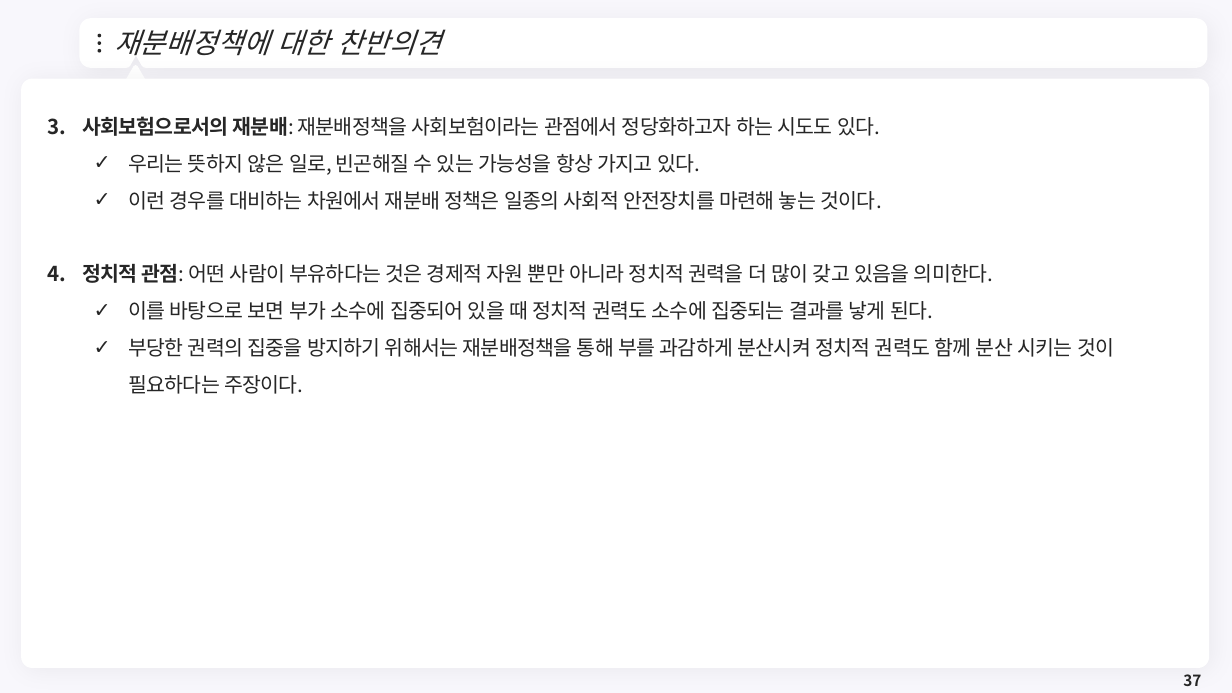
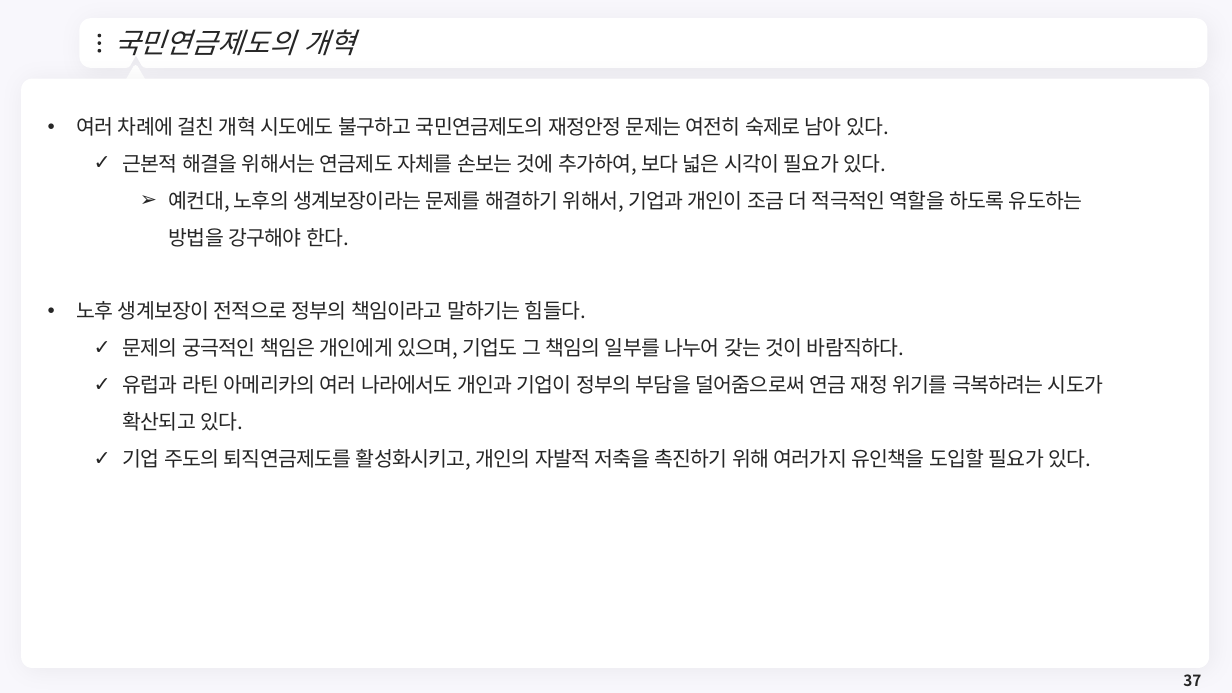
Before and after one commit to meandthey/Teaching, a slide deck: slide 37 of 재정학/01_Lectures/재정학_Chapter_10.pptx. Drawn at 1232x693 pixels with LibreOffice and Linux fonts; fonts in the diff are those of the drawing; background and template pictures are left out. Boxes give left, top, right and bottom in pixels: in the first picture for what was removed or moved away, otherwise in the second. Text is boxed around its words. In the diff, an @@ line names an element or a change of style, - is before the commit and + after.

```diff
--- a/재정학/01_Lectures/재정학_Chapter_10.pptx
+++ b/재정학/01_Lectures/재정학_Chapter_10.pptx
@@ title at box(114, 29, 355, 56): text changed @@
-재분배정책에 대한 찬반의견
+국민연금제도의 개혁
@@ text added at box(76, 117, 1103, 470), 16 pt, text #262626 @@
+• 여러 차례에 걸친 개혁 시도에도 불구하고 국민연금제도의 재정안정 문제는 여전히 숙제로 남아 있다.
+  ✓ 근본적 해결을 위해서는 연금제도 자체를 손보는 것에 추가하여, 보다 넓은 시각이 필요가 있다.
+    ➢ 예컨대, 노후의 생계보장이라는 문제를 해결하기 위해서, 기업과 개인이 조금 더 적극적인 역할을 하도록 유도하는 방법을 강구해야 한다.
+• 노후 생계보장이 전적으로 정부의 책임이라고 말하기는 힘들다.
+  ✓ 문제의 궁극적인 책임은 개인에게 있으며, 기업도 그 책임의 일부를 나누어 갖는 것이 바람직하다.
+  ✓ 유럽과 라틴 아메리카의 여러 나라에서도 개인과 기업이 정부의 부담을 덜어줌으로써 연금 재정 위기를 극복하려는 시도가 확산되고 있다.
+  ✓ 기업 주도의 퇴직연금제도를 활성화시키고, 개인의 자발적 저축을 촉진하기 위해 여러가지 유인책을 도입할 필요가 있다.
@@ text removed at box(82, 116, 1114, 394) @@
-3. 사회보험으로서의 재분배: 재분배정책을 사회보험이라는 관점에서 정당화하고자 하는 시도도 있다.
-  ✓ 우리는 뜻하지 않은 일로, 빈곤해질 수 있는 가능성을 항상 가지고 있다.
-  ✓ 이런 경우를 대비하는 차원에서 재분배 정책은 일종의 사회적 안전장치를 마련해 놓는 것이다.
-4. 정치적 관점: 어떤 사람이 부유하다는 것은 경제적 자원 뿐만 아니라 정치적 권력을 더 많이 갖고 있음을 의미한다.
-  ✓ 이를 바탕으로 보면 부가 소수에 집중되어 있을 때 정치적 권력도 소수에 집중되는 결과를 낳게 된다.
-  ✓ 부당한 권력의 집중을 방지하기 위해서는 재분배정책을 통해 부를 과감하게 분산시켜 정치적 권력도 함께 분산 시키는 것이 필요하다는 주장이다.
```
Also in this commit, not shown: 8 other slides changed, 6 slides added, 17 slides removed, 1 other file.
